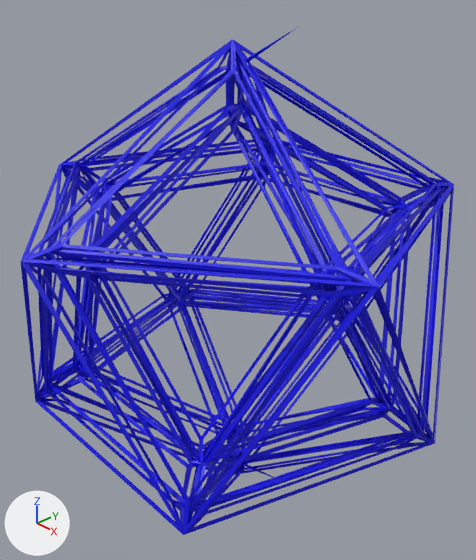
The Blender file docs/images/grids/mobius.blend: old version first, new version second.
Rendered twice from a 50 mm camera at (6.45, -5.38, 4.37) aimed at (0.25, 0.39, 0.24). Arrows for +X, +Y and +Z are at lower left; the lights stay in place. The same objects are shown in both versions, whatever each file hides.

Script lines for the objects in view, before the commit:
```python
me_meshprism_003 = bpy.data.meshes.new('meshprism.003')
me_meshprism_003.from_pydata(...)  # 120 vertices, 100 faces; spans x -0.96..0.96, y -1.12..1.12, z -1.01..1.01
me_meshprism_003.materials.append(mat_default_obj_021)  # blue #0300e7
ob_meshprism_003 = bpy.data.objects.new('meshprism.003', me_meshprism_003)
ob_meshprism_003.location = (0.28, 0.34, 0.07)
ob_meshprism_003.rotation_euler = (1.571, 0.0, 0.0)  # degrees (90, 0, 0)
ob_meshprism_003.scale = (2.9, 2.9, 2.9)
_m = ob_meshprism_003.modifiers.new('Weld', 'WELD')
_m = ob_meshprism_003.modifiers.new('Wireframe', 'WIREFRAME')
_m.thickness = 0.1
_m = ob_meshprism_003.modifiers.new('Weld.001', 'WELD')
_m = ob_meshprism_003.modifiers.new('Wireframe.001', 'WIREFRAME')
```
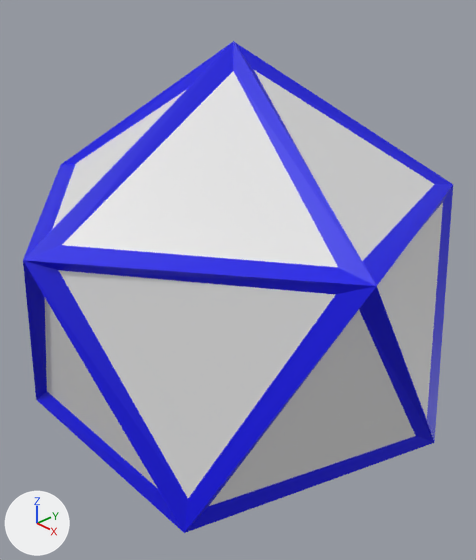
Location of each change, (x1, y1, x2, y2) in pixels of the pictures (476 x 560 px):
'meshprism.003', modifiers changed
    before: (21, 27, 454, 535)
    after: (23, 41, 453, 533)
'meshprism.001', added
    after: (45, 70, 443, 506)

What changed in the scene script:
```text
Add mat_material:
    mat_material = principled_material('Material')
    mat_material.base_color = (0.8, 0.8, 0.8)  # white #e7e7e7
Add me_meshprism_004:
    me_meshprism_004.from_pydata(...)  # 120 vertices, 100 faces; spans x -0.96..0.96, y -1.12..1.12, z -1.01..1.01
    me_meshprism_004.materials.append(mat_material)  # white #e7e7e7
Change ob_meshprism_003:
    remove _m = ob_meshprism_003.modifiers.new('Weld.001', 'WELD')
    remove _m = ob_meshprism_003.modifiers.new('Wireframe.001', 'WIREFRAME')
Add ob_meshprism_001:
    ob_meshprism_001 = bpy.data.objects.new('meshprism.001', me_meshprism_004)
    ob_meshprism_001.location = (0.28, 0.34, 0.07)
    ob_meshprism_001.rotation_euler = (1.571, 0.0, 0.0)  # degrees (90, 0, 0)
    ob_meshprism_001.scale = (2.9, 2.9, 2.9)
```
